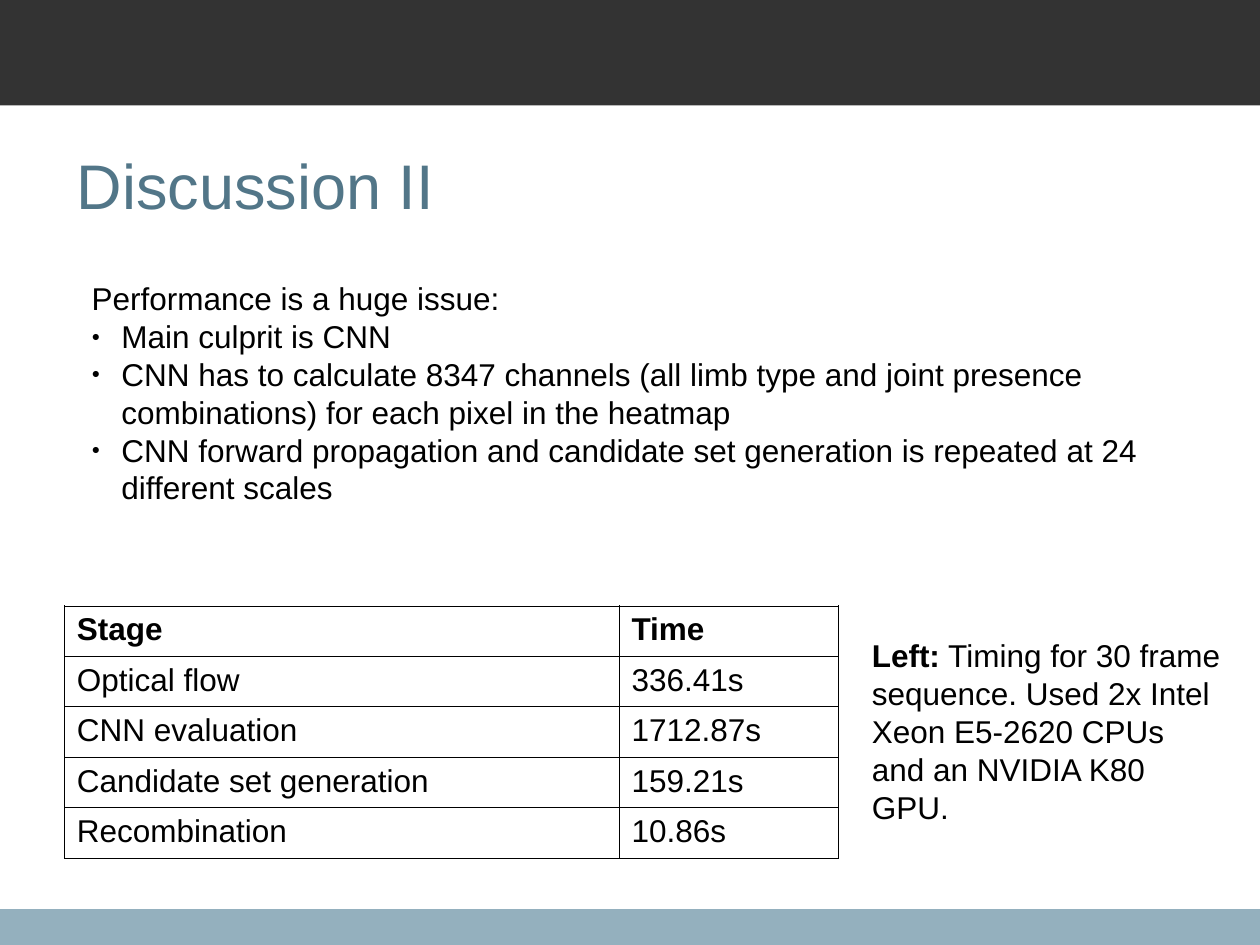
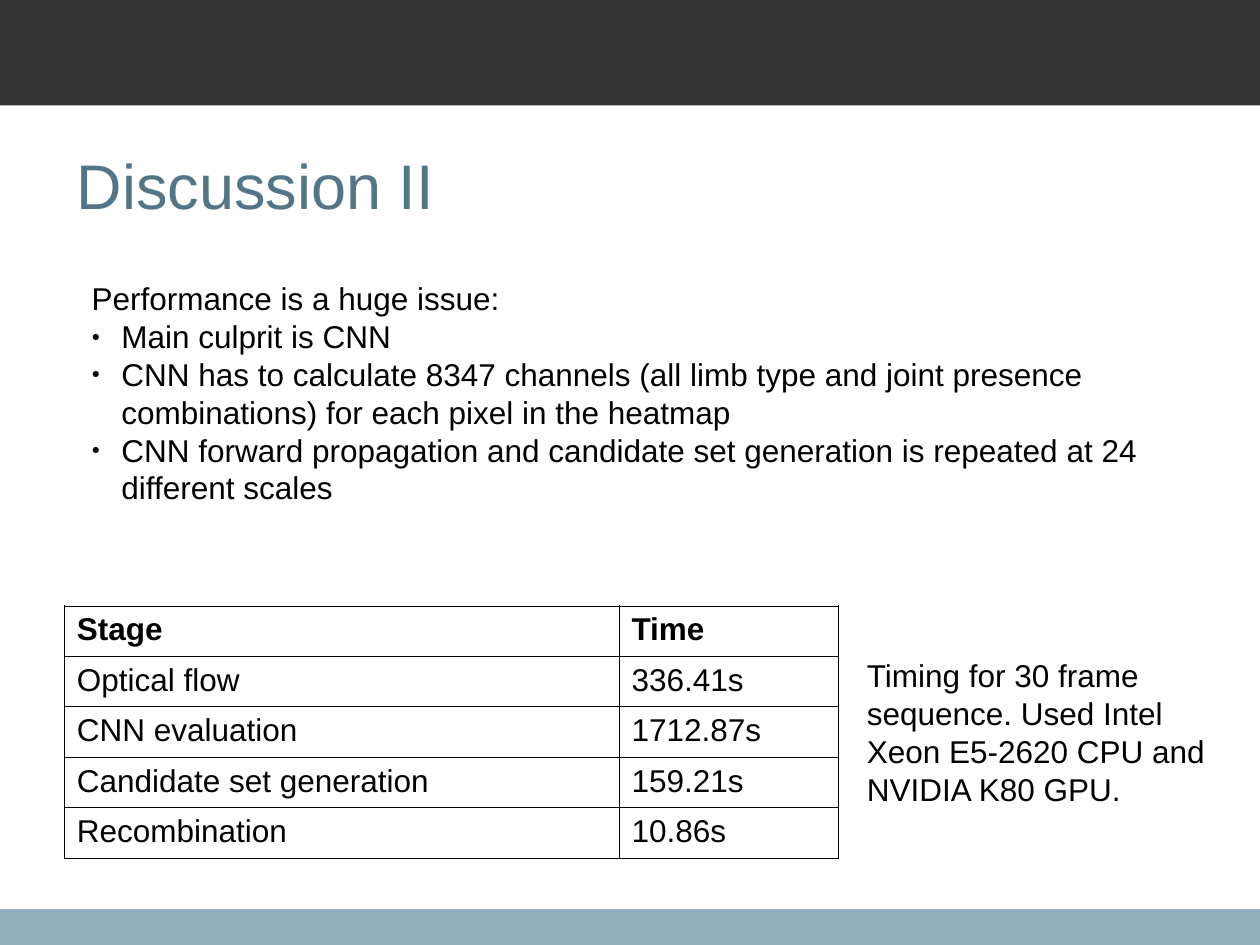
Before and after one commit to qxcv/comp2560, a slide deck: slide 12 of presentation/presentation.odp. Drawn at 1260x945 pixels with LibreOffice and Linux fonts; fonts in the diff are those of the drawing; background and template pictures are left out. Boxes give left, top, right and bottom in pixels: in the first picture for what was removed or moved away, otherwise in the second. Text is boxed around its words. In the diff, an @@ line names an element or a change of style, - is before the commit and + after.

Commit message:
More tweaking

```diff
--- a/presentation/presentation.odp
+++ b/presentation/presentation.odp
@@ text at bbox=[867, 664, 1205, 802]: text changed @@
-Left: Timing for 30 frame sequence. Used 2x Intel Xeon E5-2620 CPUs and an NVIDIA K80 GPU.
+Timing for 30 frame sequence. Used Intel Xeon E5-2620 CPU and NVIDIA K80 GPU.
```
